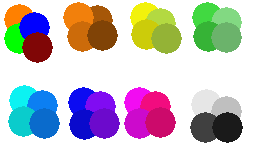
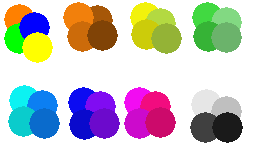
Revision of a layered (256, 144) image; what changed, layer by layer:
painted on "Background" over (22, 32, 53, 63)
